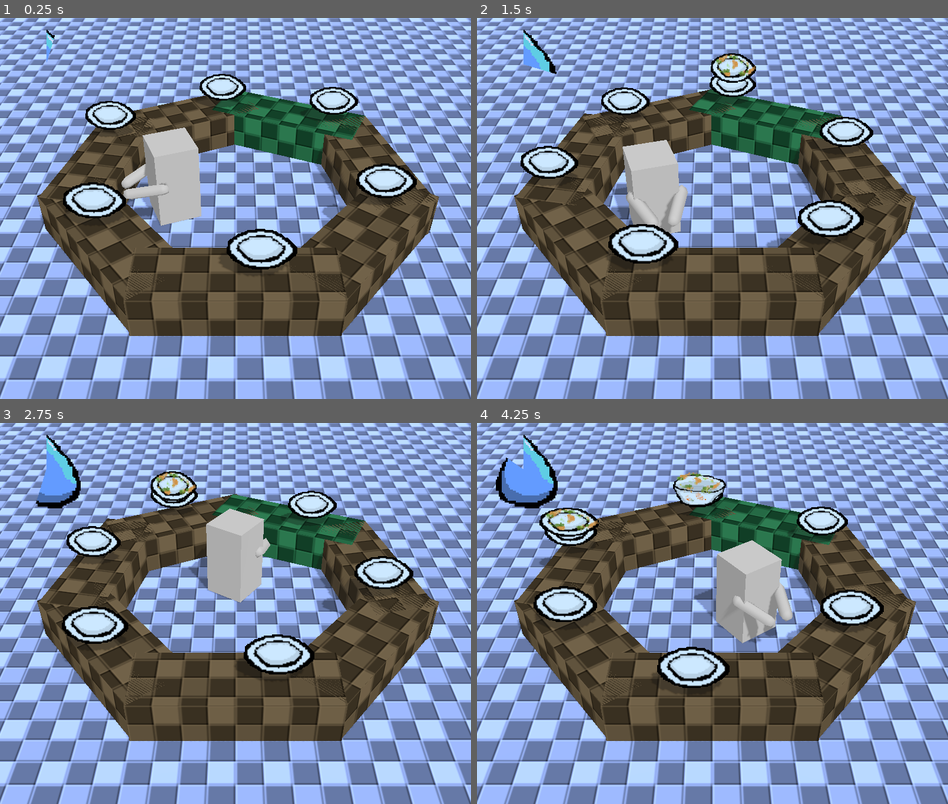
Above: before the commit, frames 1-4 (two rows, left to right).
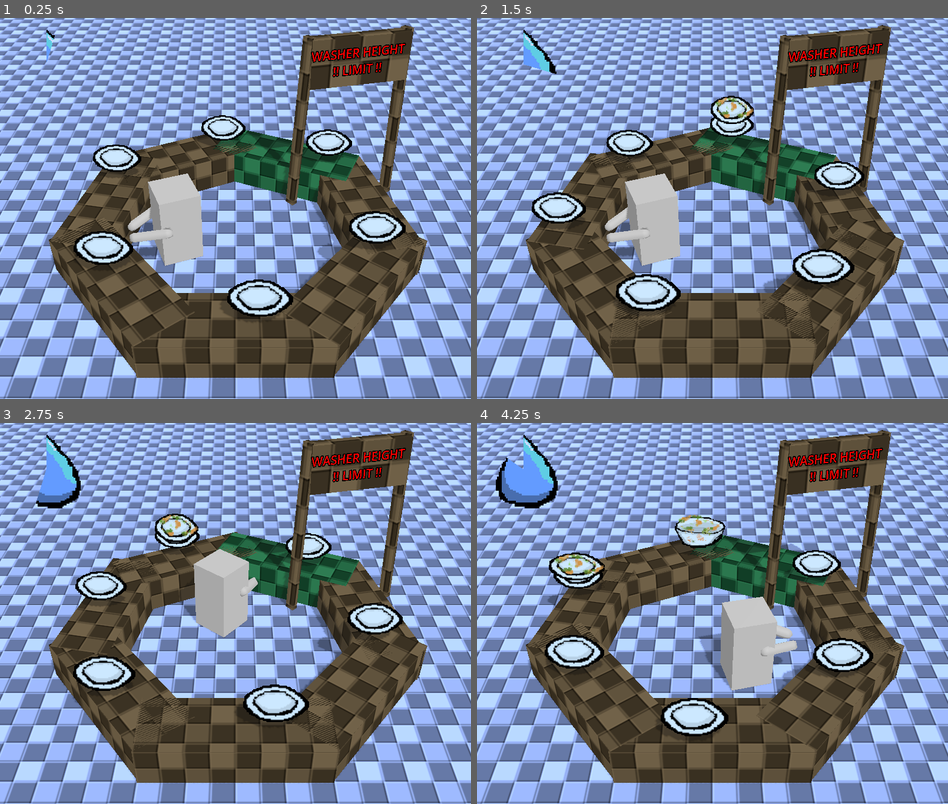
Above: after the commit, the same moments.

Repository: fkaa/gmtk-jam-2025
Game: Godot game, scene res://main.tscn
The game is run twice, just before and just after one commit, with the same random seed, the same clock (stepped at 60 frames per second) and the same inputs.
Inputs (mouse positions are in pixels of both pictures, inside the frame that each line leads up to):
- Up to frame 1 (0.25 s): no input
- Up to frame 2 (1.5 s): move the mouse to (816, 189) at 0.52 s; tap Middle mouse button (clean) at 0.6 s; move the mouse to (618, 227) at 1.27 s; right-click (618, 227) at 1.35 s
- Up to frame 3 (2.75 s): move the mouse to (282, 529) at 2.02 s; click (282, 529) at 2.1 s
- Up to frame 4 (4.25 s): move the mouse to (688, 689) at 2.77 s; tap Middle mouse button (clean) at 2.85 s; move the mouse to (853, 670) at 3.52 s; right-click (853, 670) at 3.6 s

The runs differ from the first frame. In frame 1, 78% of the frame differs, in the area x 0-100%, y 0-100%; in frame 2, 77%; in frame 3, 77%; in frame 4, 78%.

Commit message:
add visual height limit

Diff:
--- a/main.tscn
+++ b/main.tscn
@@ -33,7 +33,7 @@
 script = ExtResource("1_1bvp3")
 
 [node name="Camera3D" type="Camera3D" parent="."]
-transform = Transform3D(1, 0, 0, 0, 0.794213, 0.607639, 0, -0.607639, 0.794213, 0, 8.42132, 11.0826)
+transform = Transform3D(1, 0, 0, 0, 0.794213, 0.607639, 0, -0.607639, 0.794213, 0, 9.70326, 11.0826)
 fov = 37.0
 
 [node name="WorldEnvironment" type="WorldEnvironment" parent="."]
--- a/scenes/conveyor_belt/conveyor_belt.tscn
+++ b/scenes/conveyor_belt/conveyor_belt.tscn
@@ -4,15 +4,21 @@
 [ext_resource type="PackedScene" uid="uid://cs2rxcg3v7vf1" path="res://scenes/conveyor_belt/plate_on_belt/plate_on_belt.tscn" id="1_nrmrm"]
 [ext_resource type="Texture2D" uid="uid://cbmsbce03orc" path="res://assets/floor.png" id="5_tyefu"]
 
-[sub_resource type="StandardMaterial3D" id="StandardMaterial3D_v7x3f"]
+[sub_resource type="StandardMaterial3D" id="StandardMaterial3D_ysxht"]
 diffuse_mode = 3
-albedo_color = Color(0.52, 0.3874, 0.078, 1)
-
-[sub_resource type="TorusMesh" id="TorusMesh_nrmrm"]
-inner_radius = 1.493
-outer_radius = 1.015
-rings = 7
-ring_segments = 4
+specular_mode = 1
+albedo_color = Color(0.0235294, 0.105882, 0.168627, 1)
+albedo_texture = ExtResource("5_tyefu")
+uv1_triplanar = true
+
+[sub_resource type="BoxMesh" id="BoxMesh_tyefu"]
+size = Vector3(3, 5, 0.25)
+
+[sub_resource type="BoxMesh" id="BoxMesh_3uf1j"]
+size = Vector3(0.25, 3, 1.75)
+
+[sub_resource type="BoxMesh" id="BoxMesh_15ck5"]
+size = Vector3(3, 2, 30)
 
 [sub_resource type="StandardMaterial3D" id="StandardMaterial3D_3uf1j"]
 diffuse_mode = 3
@@ -31,21 +37,11 @@
 albedo_texture = ExtResource("5_tyefu")
 uv1_triplanar = true
 
-[sub_resource type="StandardMaterial3D" id="StandardMaterial3D_ysxht"]
-diffuse_mode = 3
-specular_mode = 1
-albedo_color = Color(0.0235294, 0.105882, 0.168627, 1)
-albedo_texture = ExtResource("5_tyefu")
-uv1_triplanar = true
-
-[sub_resource type="BoxMesh" id="BoxMesh_tyefu"]
-size = Vector3(3, 5, 0.25)
-
-[sub_resource type="BoxMesh" id="BoxMesh_3uf1j"]
-size = Vector3(0.25, 3, 1.75)
-
-[sub_resource type="BoxMesh" id="BoxMesh_15ck5"]
-size = Vector3(3, 2, 30)
+[sub_resource type="BoxMesh" id="BoxMesh_ysxht"]
+size = Vector3(8.14, 0.175, 0.11)
+
+[sub_resource type="BoxMesh" id="BoxMesh_cpp8k"]
+size = Vector3(0.805, 0.235, 1.665)
 
 [sub_resource type="BoxShape3D" id="BoxShape3D_tyefu"]
 size = Vector3(1.68878, 3.51147, 3.9313)
@@ -75,48 +71,6 @@
 transform = Transform3D(1, 0, 0, 0, 1, 0, 0, 0, 1, 0.0862114, 0.985396, -3.47842)
 
 [node name="BeltMesh" type="Node3D" parent="."]
-
-[node name="MeshInstance3D" type="MeshInstance3D" parent="BeltMesh"]
-transform = Transform3D(2.966, 0, 0, 0, 2.966, 0, 0, 0, 2.966, 0, 0.136226, 0)
-visible = false
-material_override = SubResource("StandardMaterial3D_v7x3f")
-mesh = SubResource("TorusMesh_nrmrm")
-skeleton = NodePath("../..")
-
-[node name="MeshInstance3D2" type="MeshInstance3D" parent="BeltMesh"]
-transform = Transform3D(1, 0, 0, 0, 1, 0, 0, 0, 1, 0, 0.449791, 3.30755)
-material_override = SubResource("StandardMaterial3D_3uf1j")
-mesh = SubResource("BoxMesh_wx4rt")
-
-[node name="MeshInstance3D3" type="MeshInstance3D" parent="BeltMesh"]
-transform = Transform3D(0.631678, 0, 0.775231, 0, 1, 0, -0.775231, 0, 0.631678, 2.70528, 0.449791, 1.9831)
-material_override = SubResource("StandardMaterial3D_3uf1j")
-mesh = SubResource("BoxMesh_wx4rt")
-
-[node name="MeshInstance3D4" type="MeshInstance3D" parent="BeltMesh"]
-transform = Transform3D(-0.215945, 0, 0.976405, 0, 1, 0, -0.976405, 0, -0.215945, 3.29706, 0.449791, -0.750364)
-material_override = SubResource("StandardMaterial3D_3uf1j")
-mesh = SubResource("BoxMesh_wx4rt")
-
-[node name="MeshInstance3D5" type="MeshInstance3D" parent="BeltMesh"]
-transform = Transform3D(-0.911898, 0, 0.410416, 0, 1, 0, -0.410416, 0, -0.911898, 1.45127, 0.449791, -3.04703)
-material_override = SubResource("StandardMaterial3D_wx4rt")
-mesh = SubResource("BoxMesh_wx4rt")
-
-[node name="MeshInstance3D6" type="MeshInstance3D" parent="BeltMesh"]
-transform = Transform3D(-0.899352, 0, -0.437226, 0, 1, 0, 0.437226, 0, -0.899352, -1.45127, 0.449791, -3.03294)
-material_override = SubResource("StandardMaterial3D_3uf1j")
-mesh = SubResource("BoxMesh_wx4rt")
-
-[node name="MeshInstance3D7" type="MeshInstance3D" parent="BeltMesh"]
-transform = Transform3D(0.206973, 0, 0.978347, 0, 1, 0, -0.978347, 0, 0.206973, -3.25479, 0.449791, -0.891264)
-material_override = SubResource("StandardMaterial3D_3uf1j")
-mesh = SubResource("BoxMesh_wx4rt")
-
-[node name="MeshInstance3D8" type="MeshInstance3D" parent="BeltMesh"]
-transform = Transform3D(-0.61434, 0, 0.789041, 0, 1, 0, -0.789041, 0, -0.61434, -2.62074, 0.449791, 1.99719)
-material_override = SubResource("StandardMaterial3D_3uf1j")
-mesh = SubResource("BoxMesh_wx4rt")
 
 [node name="FilthDispenser" type="Node3D" parent="BeltMesh"]
 transform = Transform3D(-0.909243, 0, 0.416265, 0, 1, 0, -0.416265, 0, -0.909243, 0, 0, 0)
@@ -146,6 +100,79 @@
 mesh = SubResource("BoxMesh_15ck5")
 skeleton = NodePath("../../root/@EditorNode@21272/@Panel@14/@VBoxContainer@15/DockHSplitLeftL/DockHSplitLeftR/DockHSpli …(306 unchanged characters)…
 
+[node name="Tables" type="Node3D" parent="BeltMesh"]
+
+[node name="MeshInstance3D2" type="MeshInstance3D" parent="BeltMesh/Tables"]
+transform = Transform3D(1, 0, 0, 0, 1, 0, 0, 0, 1, 0, 0.449791, 3.30755)
+material_override = SubResource("StandardMaterial3D_3uf1j")
+mesh = SubResource("BoxMesh_wx4rt")
+skeleton = NodePath("../..")
+
+[node name="MeshInstance3D3" type="MeshInstance3D" parent="BeltMesh/Tables"]
+transform = Transform3D(0.631678, 0, 0.775231, 0, 1, 0, -0.775231, 0, 0.631678, 2.70528, 0.449791, 1.9831)
+material_override = SubResource("StandardMaterial3D_3uf1j")
+mesh = SubResource("BoxMesh_wx4rt")
+skeleton = NodePath("../..")
+
+[node name="MeshInstance3D4" type="MeshInstance3D" parent="BeltMesh/Tables"]
+transform = Transform3D(-0.215945, 0, 0.976405, 0, 1, 0, -0.976405, 0, -0.215945, 3.29706, 0.449791, -0.750364)
+material_override = SubResource("StandardMaterial3D_3uf1j")
+mesh = SubResource("BoxMesh_wx4rt")
+skeleton = NodePath("../..")
+
+[node name="MeshInstance3D5" type="MeshInstance3D" parent="BeltMesh/Tables"]
+transform = Transform3D(-0.911898, 0, 0.410416, 0, 1, 0, -0.410416, 0, -0.911898, 1.45127, 0.449791, -3.04703)
+material_override = SubResource("StandardMaterial3D_wx4rt")
+mesh = SubResource("BoxMesh_wx4rt")
+skeleton = NodePath("../..")
+
+[node name="MeshInstance3D6" type="MeshInstance3D" parent="BeltMesh/Tables"]
+transform = Transform3D(-0.899352, 0, -0.437226, 0, 1, 0, 0.437226, 0, -0.899352, -1.45127, 0.449791, -3.03294)
+material_override = SubResource("StandardMaterial3D_3uf1j")
+mesh = SubResource("BoxMesh_wx4rt")
+skeleton = NodePath("../..")
+
+[node name="MeshInstance3D7" type="MeshInstance3D" parent="BeltMesh/Tables"]
+transform = Transform3D(0.206973, 0, 0.978347, 0, 1, 0, -0.978347, 0, 0.206973, -3.25479, 0.449791, -0.891264)
+material_override = SubResource("StandardMaterial3D_3uf1j")
+mesh = SubResource("BoxMesh_wx4rt")
+skeleton = NodePath("../..")
+
+[node name="MeshInstance3D8" type="MeshInstance3D" parent="BeltMesh/Tables"]
+transform = Transform3D(-0.61434, 0, 0.789041, 0, 1, 0, -0.789041, 0, -0.61434, -2.62074, 0.449791, 1.99719)
+material_override = SubResource("StandardMaterial3D_3uf1j")
+mesh = SubResource("BoxMesh_wx4rt")
+skeleton = NodePath("../..")
+
+[node name="HeightLimit" type="Node3D" parent="BeltMesh"]
+transform = Transform3D(1.5171, 0, 0.0938, 0, 1.52, 0, -0.0938, 0, 1.5171, -1.49157, -0.870163, 1.00208)
+
+[node name="MeshInstance3D4" type="MeshInstance3D" parent="BeltMesh/HeightLimit"]
+transform = Transform3D(0.0356361, 0.589718, 0.806822, 0.999026, -4.37114e-08, -0.0441254, -0.0260215, 0.807609, -0.589143, 2.10337, -0.361147, -1.75703)
+material_override = SubResource("StandardMaterial3D_3uf1j")
+mesh = SubResource("BoxMesh_ysxht")
+skeleton = NodePath("../..")
+
+[node name="MeshInstance3D5" type="MeshInstance3D" parent="BeltMesh/HeightLimit"]
+transform = Transform3D(-0.0332325, 0.588319, 0.807946, 0.999108, 0.0406027, 0.0115299, -0.0260215, 0.807609, -0.589143, 4.01159, -0.342957, -2.04353)
+material_override = SubResource("StandardMaterial3D_3uf1j")
+mesh = SubResource("BoxMesh_ysxht")
+skeleton = NodePath("../..")
+
+[node name="MeshInstance3D6" type="MeshInstance3D" parent="BeltMesh/HeightLimit"]
+transform = Transform3D(-0.0176197, 0.152984, 0.988071, 0.999109, 0.0406027, 0.0115299, -0.0383545, 0.987394, -0.153563, 3.09185, 3.28176, -1.98206)
+material_override = SubResource("StandardMaterial3D_3uf1j")
+mesh = SubResource("BoxMesh_cpp8k")
+skeleton = NodePath("../..")
+
+[node name="Label3D" type="Label3D" parent="BeltMesh/HeightLimit"]
+transform = Transform3D(0.988352, -0.0265579, 0.14985, 0.00800454, 0.992364, 0.123082, -0.151975, -0.120449, 0.981018, 3.04994, 3.31261, -1.81564)
+texture_filter = 0
+modulate = Color(1, 0, 0, 1)
+text = "WASHER HEIGHT
+!! LIMIT !!"
+font_size = 39
+
 [node name="BeltPhysics" type="StaticBody3D" parent="."]
 
 [node name="CollisionShape3D" type="CollisionShape3D" parent="BeltPhysics"]
